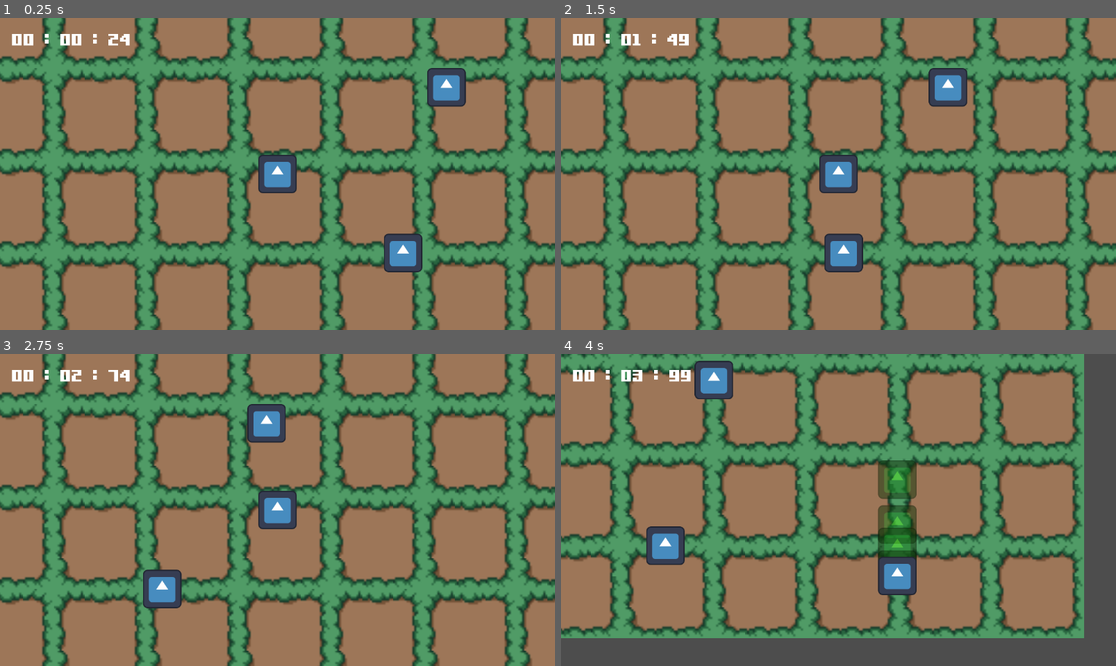
Above: before the commit, frames 1-4 (two rows, left to right).
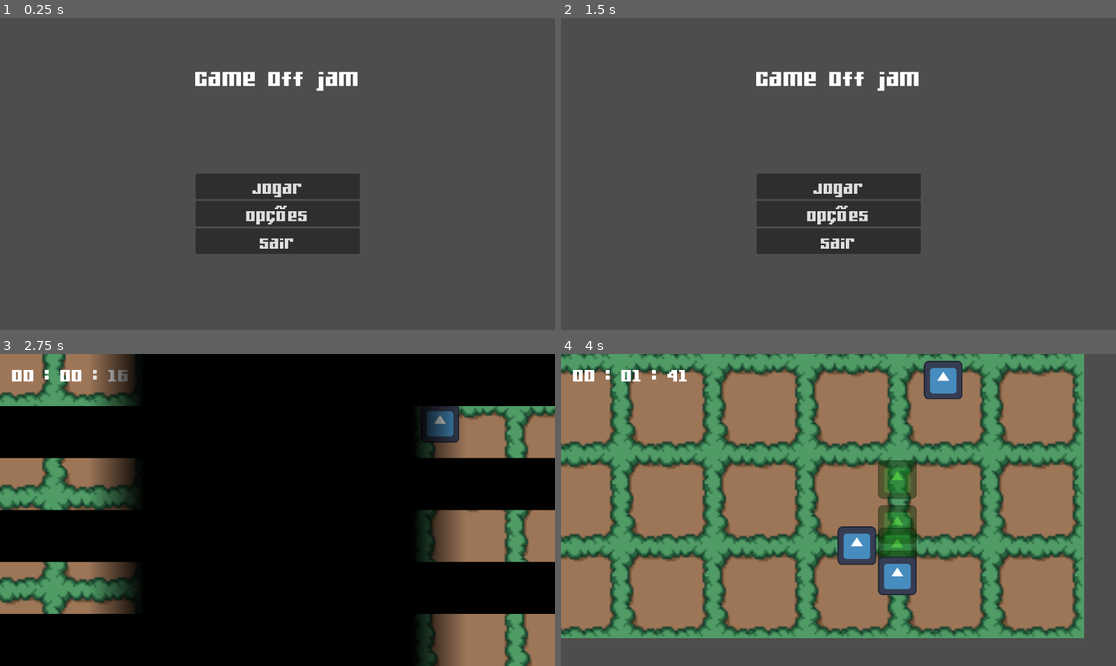
Above: after the commit, the same moments.

Repository: jpsalim21/gameoffjam2024
Game: Godot game, scene res://Cenas/MenuInicial.tscn
Two runs of this game, one before a commit and one after it. Both use one fixed random seed, a clock stepped at 60 frames per second and the inputs below. Before the commit the project starts from res://Cenas/CenaTeste.tscn. The engine's default icon, where the game draws it, is replaced by a stand-in: a white triangle on a blue panel in a dark square.
Inputs (mouse positions are in pixels of both pictures, inside the frame that each line leads up to):
- Up to frame 1 (0.25 s): no input
- Up to frame 2 (1.5 s): click (838, 214) at 0.5 s, where only the run after the commit has a clickable "Opções"; click (838, 170) at 1.25 s, where only the run after the commit has a clickable "Return"
- Up to frame 3 (2.75 s): click (277, 522) at 2 s, where only the run after the commit has a clickable "Jogar"
- Up to frame 4 (4 s): move the mouse to (960, 494) at 2.77 s; hold D (direita) 2.78-3.53 s; hold L (SlowMotion) 2.78-3.53 s; move the mouse to (727, 525) at 3.52 s; hold S (baixo) from 3.53 s (still down); tap J (Ataque) at 3.6 s; tap L (SlowMotion) at 3.8 s

The runs differ from the first frame. In frame 1, 98% of the frame differs, in the area x 0-100%, y 0-100%; in frame 2, 98%; in frame 3, 83%; in frame 4, 3.6%.

Commit message:
Menu inicial

Diff:
--- /dev/null
+++ b/Cenas/CenaAleatoria.tscn
@@ -0,0 +1,23 @@
+[gd_scene load_steps=2 format=3 uid="uid://cmf46rfe25q7j"]
+
+[sub_resource type="Theme" id="Theme_p6joo"]
+
+[node name="Node" type="Node"]
+
+[node name="CanvasLayer" type="CanvasLayer" parent="."]
+layer = 4
+
+[node name="Button" type="Button" parent="CanvasLayer"]
+anchors_preset = 8
+anchor_left = 0.5
+anchor_top = 0.5
+anchor_right = 0.5
+anchor_bottom = 0.5
+offset_left = -105.0
+offset_top = -162.0
+offset_right = 109.0
+offset_bottom = 4.0
+grow_horizontal = 2
+grow_vertical = 2
+theme = SubResource("Theme_p6joo")
+text = "fdafdsafda"
--- a/Cenas/CenaTeste.tscn
+++ b/Cenas/CenaTeste.tscn
@@ -3,11 +3,11 @@
 [ext_resource type="PackedScene" uid="uid://gos0awnsgvaq" path="res://PackedScenes/inimigo.tscn" id="1_wfi4q"]
 [ext_resource type="PackedScene" uid="uid://j4c61dyb7sgc" path="res://PackedScenes/Player.tscn" id="2_o5nwd"]
 [ext_resource type="Shader" path="res://Shaders/ShockWave.gdshader" id="3_sket1"]
-[ext_resource type="Script" path="res://Cenas/ShockwaveVFX.gd" id="4_daqsr"]
+[ext_resource type="Script" path="res://Scripts/ShockwaveVFX.gd" id="4_daqsr"]
 [ext_resource type="FontFile" uid="uid://d1cninfllmpo" path="res://Fonts/Gamer.ttf" id="5_4gl1c"]
 [ext_resource type="Texture2D" uid="uid://b0rycke882knd" path="res://Sprites/Placeholder/plains.png" id="5_iirvq"]
-[ext_resource type="Script" path="res://Cenas/timerUI.gd" id="6_0jadn"]
-[ext_resource type="Script" path="res://Cenas/SlowMotionVFX.gd" id="6_6i7f3"]
+[ext_resource type="Script" path="res://Scripts/timerUI.gd" id="6_0jadn"]
+[ext_resource type="Script" path="res://Scripts/SlowMotionVFX.gd" id="6_6i7f3"]
 [ext_resource type="Texture2D" uid="uid://cnqypsrrxdlkm" path="res://icon.svg" id="6_b0knc"]
 [ext_resource type="Script" path="res://Scripts/speed_run_trigger.gd" id="10_ynn4y"]
 
--- a/Cenas/MenuInicial.tscn
+++ b/Cenas/MenuInicial.tscn
@@ -1,26 +1,39 @@
-[gd_scene load_steps=2 format=3 uid="uid://d6mhugrt11bb"]
+[gd_scene load_steps=3 format=3 uid="uid://d6mhugrt11bb"]
 
+[ext_resource type="Script" path="res://Scripts/MenuInicial.gd" id="1_e748w"]
 [ext_resource type="FontFile" uid="uid://d1cninfllmpo" path="res://Fonts/Gamer.ttf" id="1_wcnkw"]
 
-[node name="Node" type="Node"]
+[node name="Node" type="Node2D"]
 
 [node name="CanvasLayer" type="CanvasLayer" parent="."]
+script = ExtResource("1_e748w")
 
-[node name="Label" type="Label" parent="CanvasLayer"]
+[node name="MenuInicial" type="Control" parent="CanvasLayer"]
+layout_mode = 3
+anchors_preset = 15
+anchor_right = 1.0
+anchor_bottom = 1.0
+grow_horizontal = 2
+grow_vertical = 2
+mouse_filter = 1
+
+[node name="Label" type="Label" parent="CanvasLayer/MenuInicial"]
+layout_mode = 1
 anchors_preset = 5
 anchor_left = 0.5
 anchor_right = 0.5
-offset_left = -52.5
+offset_left = -171.0
 offset_top = 90.0
-offset_right = 52.5
-offset_bottom = 113.0
+offset_right = 171.0
+offset_bottom = 151.0
 grow_horizontal = 2
 theme_override_fonts/font = ExtResource("1_wcnkw")
 theme_override_font_sizes/font_size = 76
 text = "Game off jam"
 horizontal_alignment = 1
 
-[node name="VBoxContainer" type="VBoxContainer" parent="CanvasLayer"]
+[node name="VBoxContainer" type="VBoxContainer" parent="CanvasLayer/MenuInicial"]
+layout_mode = 1
 anchors_preset = 7
 anchor_left = 0.5
 anchor_top = 1.0
@@ -32,20 +45,99 @@
 grow_horizontal = 2
 grow_vertical = 0
 
-[node name="Button" type="Button" parent="CanvasLayer/VBoxContainer"]
+[node name="Button" type="Button" parent="CanvasLayer/MenuInicial/VBoxContainer"]
 layout_mode = 2
 theme_override_fonts/font = ExtResource("1_wcnkw")
 theme_override_font_sizes/font_size = 56
 text = "Jogar"
 
-[node name="Button2" type="Button" parent="CanvasLayer/VBoxContainer"]
+[node name="Button2" type="Button" parent="CanvasLayer/MenuInicial/VBoxContainer"]
 layout_mode = 2
 theme_override_fonts/font = ExtResource("1_wcnkw")
 theme_override_font_sizes/font_size = 56
 text = "Opções"
 
-[node name="Button3" type="Button" parent="CanvasLayer/VBoxContainer"]
+[node name="Button3" type="Button" parent="CanvasLayer/MenuInicial/VBoxContainer"]
 layout_mode = 2
 theme_override_fonts/font = ExtResource("1_wcnkw")
 theme_override_font_sizes/font_size = 56
 text = "Sair"
+
+[node name="Options" type="Control" parent="CanvasLayer"]
+visible = false
+layout_mode = 3
+anchors_preset = 15
+anchor_right = 1.0
+anchor_bottom = 1.0
+grow_horizontal = 2
+grow_vertical = 2
+mouse_filter = 1
+
+[node name="MarginContainer" type="MarginContainer" parent="CanvasLayer/Options"]
+layout_mode = 1
+anchors_preset = 15
+anchor_right = 1.0
+anchor_bottom = 1.0
+grow_horizontal = 2
+grow_vertical = 2
+theme_override_constants/margin_left = 250
+theme_override_constants/margin_top = 50
+theme_override_constants/margin_right = 250
+theme_override_constants/margin_bottom = 50
+
+[node name="VBoxContainer" type="VBoxContainer" parent="CanvasLayer/Options/MarginContainer"]
+layout_mode = 2
+theme_override_constants/separation = 7
+
+[node name="Label" type="Label" parent="CanvasLayer/Options/MarginContainer/VBoxContainer"]
+layout_mode = 2
+mouse_filter = 1
+theme_override_fonts/font = ExtResource("1_wcnkw")
+theme_override_font_sizes/font_size = 46
+text = "SOUND:"
+horizontal_alignment = 1
+
+[node name="Label2" type="Label" parent="CanvasLayer/Options/MarginContainer/VBoxContainer"]
+layout_mode = 2
+mouse_filter = 1
+theme_override_fonts/font = ExtResource("1_wcnkw")
+theme_override_font_sizes/font_size = 46
+text = "Master:"
+
+[node name="HSlider" type="HSlider" parent="CanvasLayer/Options/MarginContainer/VBoxContainer"]
+layout_mode = 2
+mouse_filter = 1
+
+[node name="Label3" type="Label" parent="CanvasLayer/Options/MarginContainer/VBoxContainer"]
+layout_mode = 2
+mouse_filter = 1
+theme_override_fonts/font = ExtResource("1_wcnkw")
+theme_override_font_sizes/font_size = 46
+text = "SFX:"
+
+[node name="HSlider2" type="HSlider" parent="CanvasLayer/Options/MarginContainer/VBoxContainer"]
+layout_mode = 2
+mouse_filter = 1
+
+[node name="Label4" type="Label" parent="CanvasLayer/Options/MarginContainer/VBoxContainer"]
+layout_mode = 2
+mouse_filter = 1
+theme_override_fonts/font = ExtResource("1_wcnkw")
+theme_override_font_sizes/font_size = 46
+text = "Music:"
+
+[node name="HSlider3" type="HSlider" parent="CanvasLayer/Options/MarginContainer/VBoxContainer"]
+layout_mode = 2
+mouse_filter = 1
+
+[node name="Button" type="Button" parent="CanvasLayer/Options/MarginContainer/VBoxContainer"]
+layout_mode = 2
+mouse_filter = 1
+theme_override_fonts/font = ExtResource("1_wcnkw")
+theme_override_font_sizes/font_size = 41
+text = "Return"
+
+[connection signal="mouse_entered" from="CanvasLayer/MenuInicial/VBoxContainer/Button" to="CanvasLayer" method="_on_button_mouse_entered"]
+[connection signal="pressed" from="CanvasLayer/MenuInicial/VBoxContainer/Button" to="CanvasLayer" method="play_pressed"]
+[connection signal="pressed" from="CanvasLayer/MenuInicial/VBoxContainer/Button2" to="CanvasLayer" method="options_pressed"]
+[connection signal="pressed" from="CanvasLayer/Options/MarginContainer/VBoxContainer/Button" to="CanvasLayer" method="return_pressed"]
--- a/PackedScenes/TransicaoDeCena.tscn
+++ b/PackedScenes/TransicaoDeCena.tscn
@@ -7,21 +7,6 @@
 shader = ExtResource("3_hglgo")
 shader_parameter/transicao = 1.1
 shader_parameter/fade = 0.1
-
-[sub_resource type="Animation" id="Animation_a3k2w"]
-length = 0.001
-tracks/0/type = "value"
-tracks/0/imported = false
-tracks/0/enabled = true
-tracks/0/path = NodePath("ColorRect2:material:shader_parameter/transicao")
-tracks/0/interp = 1
-tracks/0/loop_wrap = true
-tracks/0/keys = {
-"times": PackedFloat32Array(0),
-"transitions": PackedFloat32Array(1),
-"update": 0,
-"values": [1.1]
-}
 
 [sub_resource type="Animation" id="Animation_a4t3i"]
 resource_name = "Comeca"
@@ -37,6 +22,21 @@
 "transitions": PackedFloat32Array(1, 1),
 "update": 0,
 "values": [1.1, -0.1]
+}
+
+[sub_resource type="Animation" id="Animation_a3k2w"]
+length = 0.001
+tracks/0/type = "value"
+tracks/0/imported = false
+tracks/0/enabled = true
+tracks/0/path = NodePath("ColorRect2:material:shader_parameter/transicao")
+tracks/0/interp = 1
+tracks/0/loop_wrap = true
+tracks/0/keys = {
+"times": PackedFloat32Array(0),
+"transitions": PackedFloat32Array(1),
+"update": 0,
+"values": [1.1]
 }
 
 [sub_resource type="Animation" id="Animation_8lluk"]
@@ -73,6 +73,7 @@
 anchor_bottom = 1.0
 grow_horizontal = 2
 grow_vertical = 2
+mouse_filter = 2
 color = Color(0, 0, 0, 1)
 
 [node name="AnimationPlayer" type="AnimationPlayer" parent="."]
--- a/Scripts/GameController.gd
+++ b/Scripts/GameController.gd
@@ -19,5 +19,5 @@
 
 func changeScene(fileName : String):
 	await TransicaoDeCena.comecarTransicao()
-	get_tree().change_scene_to_file(fileName)
+	await get_tree().change_scene_to_file(fileName)
 	TransicaoDeCena.fecharTransicao()
--- /dev/null
+++ b/Scripts/MenuInicial.gd
@@ -0,0 +1,21 @@
+extends CanvasLayer
+
+@onready var menu_inicial: Control = $MenuInicial
+@onready var options: Control = $Options
+
+var fase : String = "res://Cenas/CenaTeste.tscn"
+
+func options_pressed() -> void:
+	menu_inicial.visible = false
+	options.visible = true
+
+func return_pressed() -> void:
+	menu_inicial.visible = true
+	options.visible = false
+
+func play_pressed() -> void:
+	GameController.changeScene(fase)
+
+func _on_button_mouse_entered() -> void:
+	print("Mouse entrou")
+	pass # Replace with function body.
--- /dev/null
+++ b/default_bus_layout.tres
@@ -0,0 +1,15 @@
+[gd_resource type="AudioBusLayout" format=3 uid="uid://kkcriu0opt8e"]
+
+[resource]
+bus/1/name = &"Music"
+bus/1/solo = false
+bus/1/mute = false
+bus/1/bypass_fx = false
+bus/1/volume_db = 0.0
+bus/1/send = &"Master"
+bus/2/name = &"SFX"
+bus/2/solo = false
+bus/2/mute = false
+bus/2/bypass_fx = false
+bus/2/volume_db = 0.0
+bus/2/send = &"Master"
--- a/project.godot
+++ b/project.godot
@@ -11,7 +11,7 @@
 [application]
 
 config/name="GameOffJam2024"
-run/main_scene="res://Cenas/CenaTeste.tscn"
+run/main_scene="res://Cenas/MenuInicial.tscn"
 config/features=PackedStringArray("4.3", "GL Compatibility")
 config/icon="res://icon.svg"
 
@@ -64,5 +64,4 @@
 
 [rendering]
 
-renderer/rendering_method="gl_compatibility"
-renderer/rendering_method.mobile="gl_compatibility"
+renderer/rendering_method="mobile"
Renamed: Cenas/ShockwaveVFX.gd -> Scripts/ShockwaveVFX.gd
Renamed: Cenas/SlowMotionVFX.gd -> Scripts/SlowMotionVFX.gd
Renamed: Cenas/timerUI.gd -> Scripts/timerUI.gd
